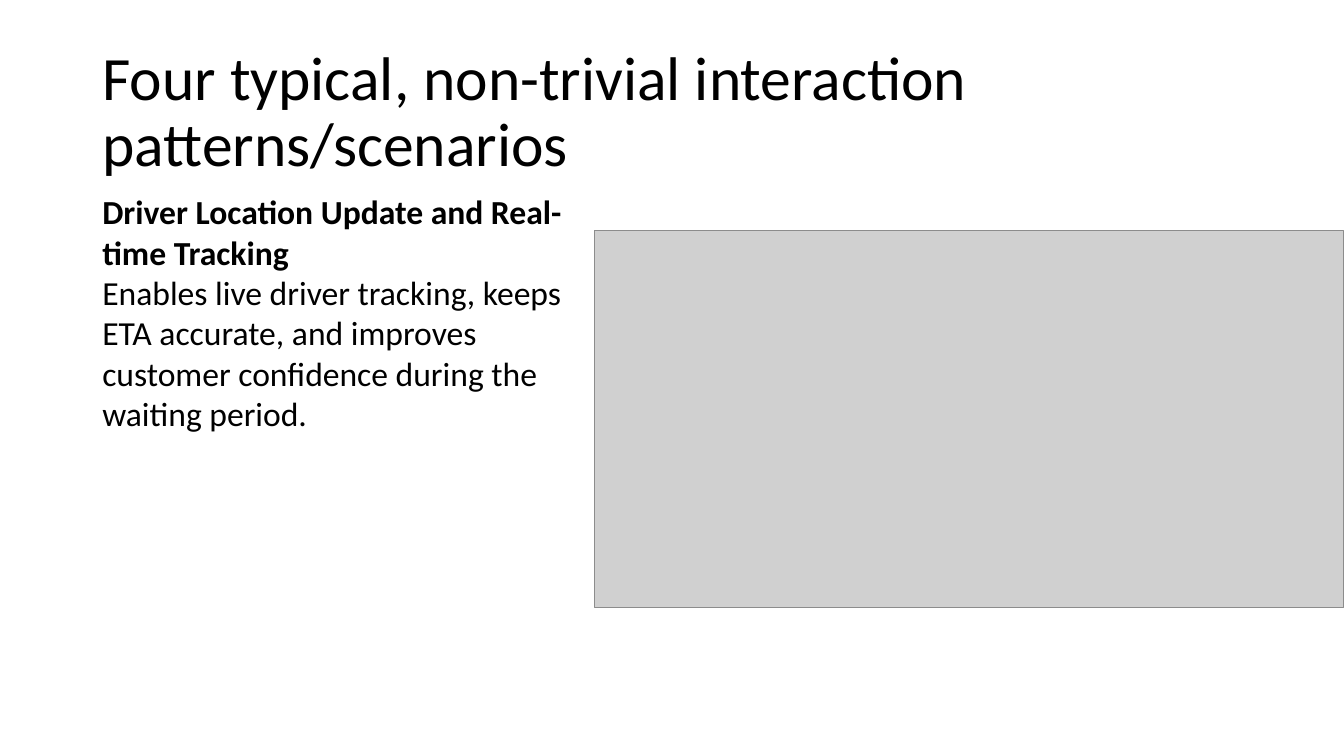
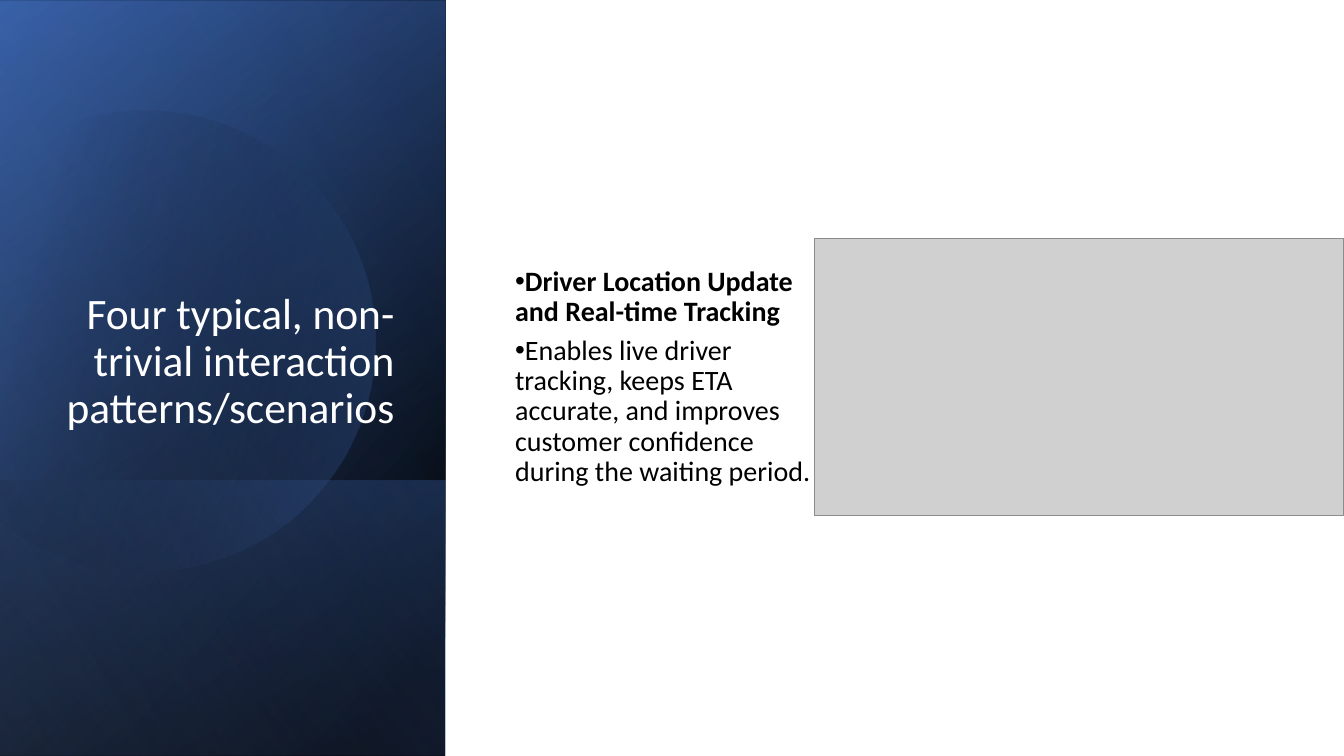
Before and after one commit to CheetoBuri/SE_SmartRide, a slide deck: slide 28 of 523K0010_523K0013.pptx. Drawn at 1344x756 pixels with LibreOffice and Linux fonts; fonts in the diff are those of the drawing; grey boxes stand for pictures. Boxes give left, top, right and bottom in pixels: in the first picture for what was removed or moved away, otherwise in the second. Text is boxed around its words. In the diff, an @@ line names an element or a change of style, - is before the commit and + after.

```diff
--- a/523K0010_523K0013.pptx
+++ b/523K0010_523K0013.pptx
@@ rectangle added at [0,0,446,756], fill gradient #000000 to #2F5597 @@
@@ rectangle added at [0,1,446,756], fill gradient #000000 to #4472C4 @@
@@ rectangle added at [0,0,446,755], fill gradient #000000 to #8FAADC @@
@@ freeform shape added at [0,56,431,618], fill gradient #000000 to #4472C4 @@
@@ title "Four typical, non-trivial interaction patterns/scenarios": place and size @@
-title "Four typical, non-trivial interaction patterns/scenarios" at [102,57,966,176]
+title "Four typical, non-trivial interaction patterns/scenarios" at [67,299,395,430]
@@ title "Four typical, non-trivial interaction patterns/scenarios" at [67,299,395,430]: size 44 to 31 pt, text colour #000000 to #FFFFFF; alignment left to right; vertical alignment middle to bottom @@
@@ text "Driver Location Update and Real-time ...": place and size @@
-text "Driver Location Update and Real-time ..." at [102,200,561,432]
+text "Driver Location Update and Real-time ..." at [515,271,810,486]
@@ text "Driver Location Update and Real-time ..." at [515,271,810,486]: size 24 to 20 pt; bullet none to •; line spacing 1 to 0.9; more space between paragraphs; vertical alignment top to middle @@
@@ picture: place and size @@
-picture at [595,231,1344,608]
+picture at [815,238,1344,515]
@@ rectangle added at [0,480,446,756], fill gradient #4472C4 to #000000 @@
```
Also in this commit, not shown: 29 other slides changed.
